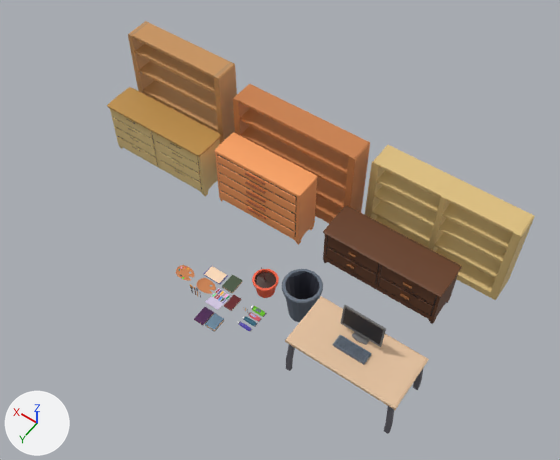
What one commit did to the FBX model Santa-Jam/Assets/Assets 3d maria y pablo/assets_pablo.fbx.
Rendered twice from a 50 mm camera at (-2.65, 5.88, 12.26) aimed at (2.47, -1.29, 0.99). The axes (+X, +Y, +Z) are drawn at lower left. The lights are the same throughout.

The first picture shows 'computer screen', 'drawer', 'drawer.001', 'drawer.002', 'drawer.003', 'drawer.004', 'drawer.005', 'plant pot', 'table reception', 'trash can'.
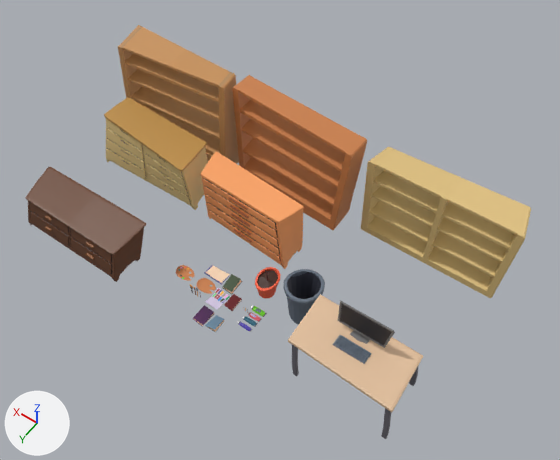
Changed parts and their boxes (x1, y1, x2, y2) in the pictures (560 x 460 px):
'drawer.004', reshaped, moved (13% narrower): before (323, 206, 462, 324); after (25, 167, 146, 282)
'drawer.001', reshaped: before (365, 145, 534, 300); after (361, 147, 531, 298)
'drawer.002', reshaped (11% taller): before (233, 84, 370, 224); after (232, 75, 367, 230)
'drawer', reshaped: before (128, 21, 237, 144); after (118, 25, 239, 164)
'drawer.003', reshaped, moved: before (214, 132, 318, 245); after (201, 151, 304, 269)
'drawer.005', reshaped, moved (9% narrower): before (107, 87, 221, 196); after (104, 97, 208, 210)
'table reception', reshaped (6% narrower): before (285, 296, 429, 434); after (288, 294, 423, 439)
'computer screen', reshaped (26% wider, 14% taller): before (341, 305, 386, 347); after (338, 300, 395, 348)
'plant pot', reshaped: before (252, 267, 279, 298); after (255, 267, 281, 299)

Patch to the scene script:
```diff
--- a/Santa-Jam/Assets/Assets 3d maria y pablo/assets_pablo.fbx.py
+++ b/Santa-Jam/Assets/Assets 3d maria y pablo/assets_pablo.fbx.py
@@ me_cube_018 @@
-me_cube_018.from_pydata(...)  # 178 vertices, 160 faces; spans x -1.05..1.05, y -0.54..0.54, z -0.99..0.02
+me_cube_018.from_pydata(...)  # 178 vertices, 160 faces; spans x -1.06..1.09, y -0.56..0.64, z -0.98..0.06
+# me_cube_018 part 9: 178 of 178 vertices moved; they spanned x -1.05..1.05, y -0.54..0.54, z -0.99..0.02 and now span x -1.06..1.09, y -0.56..0.64, z -0.98..0.06; mean shift (0.01, 0.02, 0.02); largest move (1.04, 0.53, -0.99) -> (0.87, 0.55, -0.98)
 me_cube_018.materials.append(mat_master_material)
@@ me_cube_013 @@
-me_cube_013.from_pydata(...)  # 602 vertices, 600 faces; spans x -1.0..1.0, y -0.3..0.35, z -0.02..1.51
+me_cube_013.from_pydata(...)  # 602 vertices, 600 faces; spans x -1.07..1.05, y -0.4..0.29, z -0.04..1.48
+# me_cube_013 part 1: 602 of 602 vertices moved; they spanned x -1.0..1.0, y -0.3..0.35, z -0.02..1.51 and now span x -1.07..1.05, y -0.4..0.29, z -0.04..1.48; mean shift (0.0, -0.08, -0.05); largest move (-0.97, 0.3, 1.51) -> (-0.87, 0.25, 1.37)
 me_cube_013.materials.append(mat_master_material)
@@ me_cylinder_007 @@
-me_cylinder_007.from_pydata(...)  # 258 vertices, 251 faces; spans x -0.247..0.249, y -0.246..0.25, z -0.001..0.744
+me_cylinder_007.from_pydata(...)  # 258 vertices, 251 faces; spans x -0.256..0.211, y -0.319..0.251, z -0.014..0.722
+# me_cylinder_007 part 6: 258 of 258 vertices moved; they spanned x -0.247..0.249, y -0.246..0.25, z -0.001..0.744 and now span x -0.256..0.211, y -0.319..0.251, z -0.014..0.722; mean shift (-0.029, -0.036, -0.003); largest move (-0.094, -0.227, 0.36) -> (-0.085, -0.302, 0.367)
 me_cylinder_007.materials.append(mat_master_material)
@@ me_cube_014 @@
-me_cube_014.from_pydata(...)  # 406 vertices, 404 faces; spans x -1.23..1.23, y -0.46..0.34, z -0.01..1.02
+me_cube_014.from_pydata(...)  # 406 vertices, 404 faces; spans x -1.46..1.18, y -0.45..0.43, z -0.02..1.1
+# me_cube_014 part 2: 406 of 406 vertices moved; they spanned x -1.23..1.23, y -0.46..0.34, z -0.01..1.02 and now span x -1.46..1.18, y -0.45..0.43, z -0.02..1.1; mean shift (-0.11, 0.06, -0.03); largest move (1.22, 0.33, 1.01) -> (0.96, 0.35, 0.93)
 me_cube_014.materials.append(mat_master_material)
@@ me_cube_026 @@
-me_cube_026.from_pydata(...)  # 172 vertices, 178 faces; spans x -1.38..1.38, y -0.32..0.2, z 0.0..2.14
+me_cube_026.from_pydata(...)  # 172 vertices, 178 faces; spans x -1.31..1.47, y -0.35..0.31, z 0.01..2.32
+# me_cube_026 part 5: 172 of 172 vertices moved; they spanned x -1.38..1.38, y -0.32..0.2, z 0.0..2.14 and now span x -1.31..1.47, y -0.35..0.31, z 0.01..2.32; mean shift (0.09, -0.01, 0.06); largest move (-1.38, 0.2, 0.03) -> (-1.13, 0.31, 0.03)
 me_cube_026.materials.append(mat_master_material)
@@ me_cube_020 @@
-me_cube_020.from_pydata(...)  # 104 vertices, 102 faces; spans x -0.386..0.386, y -0.146..0.08, z -0.466..0.157
+me_cube_020.from_pydata(...)  # 104 vertices, 102 faces; spans x -0.536..0.485, y -0.162..0.075, z -0.465..0.189
+# me_cube_020 part 4: 104 of 104 vertices moved; they spanned x -0.386..0.386, y -0.146..0.08, z -0.466..0.157 and now span x -0.536..0.485, y -0.162..0.075, z -0.465..0.189; mean shift (-0.007, -0.016, 0.01); largest move (-0.386, -0.019, 0.157) -> (-0.536, -0.063, 0.164)
 me_cube_020.materials.append(mat_master_material)
@@ me_cube_025 @@
-me_cube_025.from_pydata(...)  # 244 vertices, 258 faces; spans x -1.46..1.46, y -0.33..0.22, z 0.01..1.97
+me_cube_025.from_pydata(...)  # 244 vertices, 258 faces; spans x -1.53..1.49, y -0.42..0.32, z 0.01..2.08
+# me_cube_025 part 3: 241 of 244 vertices moved; they spanned x -1.46..1.46, y -0.33..0.22, z 0.01..1.97 and now span x -1.53..1.49, y -0.42..0.32, z 0.01..2.08; mean shift (0.04, 0.01, 0.03); largest move (-1.43, -0.33, 0.01) -> (-1.22, -0.42, 0.04)
 me_cube_025.materials.append(mat_master_material)
@@ me_cube_015 @@
-me_cube_015.from_pydata(...)  # 526 vertices, 524 faces; spans x -1.23..1.23, y -0.37..0.34, z -0.03..1.28
+me_cube_015.from_pydata(...)  # 526 vertices, 524 faces; spans x -1.26..1.14, y -0.35..0.55, z -0.02..1.35
+# me_cube_015 part 7: 526 of 526 vertices moved; they spanned x -1.23..1.23, y -0.37..0.34, z -0.03..1.28 and now span x -1.26..1.14, y -0.35..0.55, z -0.02..1.35; mean shift (-0.07, 0.11, 0.03); largest move (1.22, -0.36, 1.28) -> (0.97, -0.34, 1.35)
 me_cube_015.materials.append(mat_master_material)
@@ me_cube_024 @@
-me_cube_024.from_pydata(...)  # 222 vertices, 228 faces; spans x -1.15..1.15, y -0.32..0.23, z 0.0..2.5
+me_cube_024.from_pydata(...)  # 222 vertices, 228 faces; spans x -1.3..1.39, y -0.35..0.43, z -0.04..2.38
+# me_cube_024 part 8: 222 of 222 vertices moved; they spanned x -1.15..1.15, y -0.32..0.23, z 0.0..2.5 and now span x -1.3..1.39, y -0.35..0.43, z -0.04..2.38; mean shift (0.04, 0.1, -0.1); largest move (1.15, 0.2, 2.48) -> (1.27, 0.41, 2.26)
 me_cube_024.materials.append(mat_master_material)
@@ ob_drawer_003 @@
 ob_drawer_003 = bpy.data.objects.new('drawer.003', me_cube_013)
-ob_drawer_003.location = (3.39, -2.11, 0.0)
+ob_drawer_003.location = (3.31, -1.44, 0.0)
@@ ob_drawer_004 @@
 ob_drawer_004 = bpy.data.objects.new('drawer.004', me_cube_014)
-ob_drawer_004.location = (0.57, -2.03, 0.0)
+ob_drawer_004.location = (5.95, 0.51, 0.0)
@@ ob_drawer_005 @@
 ob_drawer_005 = bpy.data.objects.new('drawer.005', me_cube_015)
-ob_drawer_005.location = (5.89, -2.02, 0.0)
+ob_drawer_005.location = (5.89, -1.73, 0.0)
```
